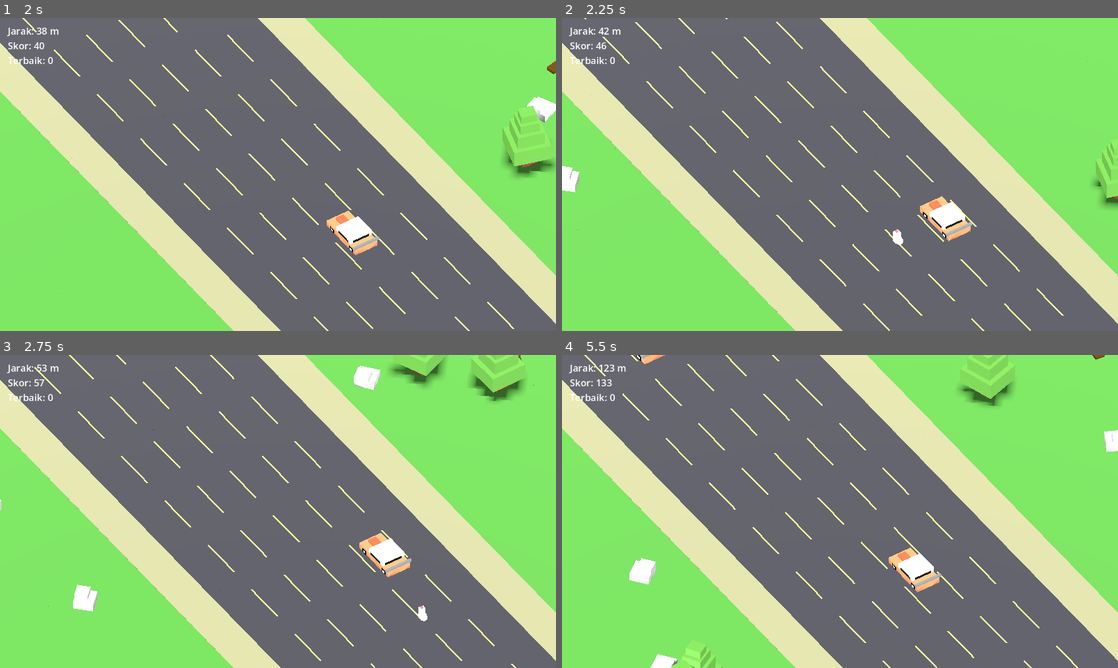
Above: before the commit, frames 1-4 (two rows, left to right).
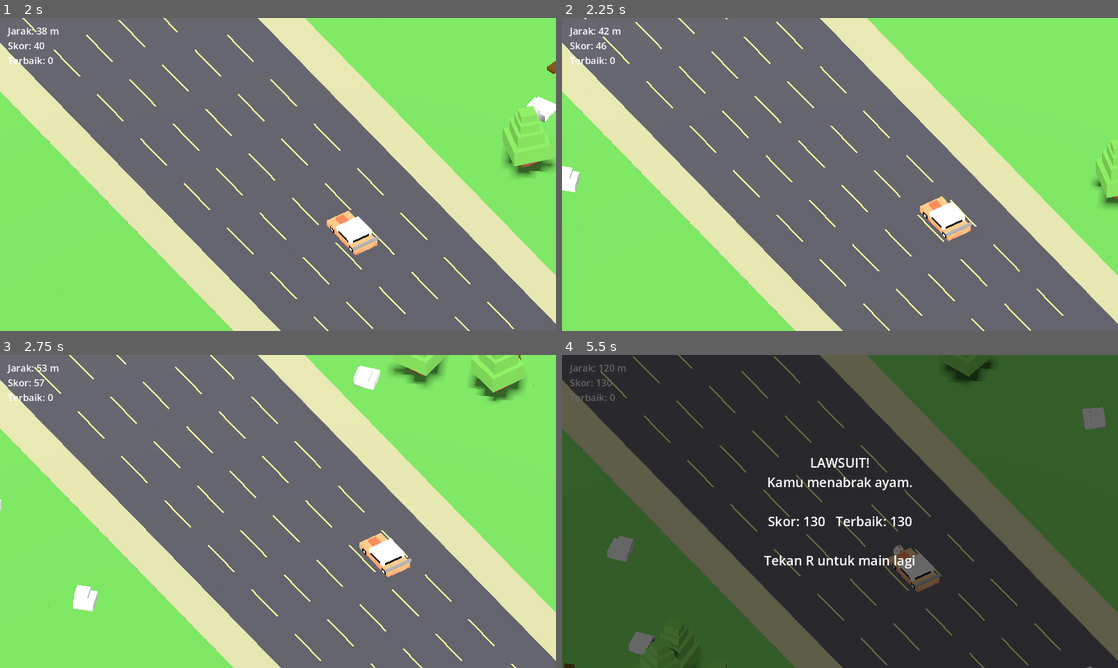
Above: after the commit, the same moments.

Repository: gmiiii/GAME-JAMM-TPLM
Game: Godot game, scene res://scenes/main.tscn
Same seed, same stepped clock (60 frames per second), same inputs: the game is played once before the commit and once after it.
Inputs:
- Up to frame 1 (2 s): tap Enter at 0.5, 1.35 s; hold D (lane_right) 0.53-1.28 s; hold W (gas) 0.53-1.28 s; tap Space at 0.77, 1.52 s; hold S (brake) from 1.28 s (still down)
- Up to frame 2 (2.25 s): release S (brake) at 2.03 s; hold D (lane_right) from 2.03 s (still down); hold W (gas) from 2.03 s (still down)
- Up to frame 3 (2.75 s): keep holding D (lane_right); keep holding W (gas)
- Up to frame 4 (5.5 s): release D (lane_right) at 2.78 s; release W (gas) at 2.78 s; hold Up 2.78-3.53 s; tap Enter at 2.85, 4.35 s; tap Space at 3.02, 3.77, 4.52 s; hold W (gas) 3.53-4.28 s; hold A (lane_left) 3.53-5.03 s; hold S (brake) from 5.03 s (still down); hold W (gas) from 5.03 s (still down)

Frame 1 is identical in both runs. In frame 2, less than 0.1% of the frame differs, in the area x 59-62%, y 67-73%; in frame 3, less than 0.1%; in frame 4, 100%, in the area x 0-100%, y 0-100%.
Error before the commit: Invalid access to property or key 'CHICKEN_FRONT_Z_MIN' on a base object of type 'Node (game_config.gd)'. (res://scripts/chicken_spawner.gd:61)

Commit message:
Spawn chickens only on side shoulders ahead; scale rate and count with score

Diff:
--- a/scripts/chicken_spawner.gd
+++ b/scripts/chicken_spawner.gd
@@ -1,6 +1,8 @@
 extends Node3D
 
-# Spawn ayam dari 2 bahu jalan, maksimal CHICKEN_MAX_ALIVE hidup sekaligus.
+# Spawn ayam HANYA di bahu rumput samping (kiri/kanan), di DEPAN pemain
+# (boleh sampai area yang belum ter-render). Tidak pernah di belakang pemain,
+# tidak pernah di tengah jalan. Jumlah & frekuensi naik seiring kesulitan.
 
 var _scene: PackedScene
 var _player: Node3D
@@ -11,19 +13,29 @@
 func setup(scene: PackedScene, player: Node3D) -> void:
 	_scene = scene
 	_player = player
-	_next = randf_range(GameConfig.CHICKEN_SPAWN_MIN, GameConfig.CHICKEN_SPAWN_MAX)
+	_next = _roll_interval()
 
 
 func _process(delta: float) -> void:
 	if GameState.is_game_over:
 		return
-	if _alive_count() >= GameConfig.CHICKEN_MAX_ALIVE:
+	if _alive_count() >= _max_alive():
 		return
 	_timer += delta
 	if _timer >= _next:
 		_timer = 0.0
-		_next = randf_range(GameConfig.CHICKEN_SPAWN_MIN, GameConfig.CHICKEN_SPAWN_MAX)
+		_next = _roll_interval()
 		_spawn()
+
+
+func _roll_interval() -> float:
+	return randf_range(GameConfig.CHICKEN_SPAWN_MIN, GameConfig.CHICKEN_SPAWN_MAX) \
+		* GameState.spawn_interval_mult()
+
+
+func _max_alive() -> int:
+	var extra := GameState.escalation_step / GameConfig.CHICKEN_EXTRA_PER_STEPS
+	return mini(GameConfig.CHICKEN_MAX_ALIVE_CAP, GameConfig.CHICKEN_MAX_ALIVE + extra)
 
 
 func _alive_count() -> int:
@@ -35,43 +47,9 @@
 
 
 func _spawn() -> void:
-	var pos := _pick_position()
-	if pos == Vector3.INF:
-		return                                  # tidak dapat titik bebas, coba lagi nanti
 	var ch = _scene.instantiate()
 	ch.set_player(_player)
-	ch.position = pos
+	var shoulder := GameConfig.LEFT_SHOULDER if randf() < 0.5 else GameConfig.RIGHT_SHOULDER
+	var z := randf_range(GameConfig.CHICKEN_SPAWN_Z_FAR, GameConfig.CHICKEN_SPAWN_Z_NEAR)
+	ch.position = Vector3(GridUtils.col_x(shoulder), 0.0, z)
 	add_child(ch)
-
-
-# Pilih posisi acak: samping (bahu), depan (jauh, dlm area render), atau belakang.
-# Coba beberapa kali sampai dapat titik yang bebas dari mobil.
-func _pick_position() -> Vector3:
-	for _attempt in range(8):
-		var mode := randi() % 3
-		var x: float
-		var z: float
-		match mode:
-			0:  # samping: dari salah satu bahu
-				var sh := GameConfig.LEFT_SHOULDER if randf() < 0.5 else GameConfig.RIGHT_SHOULDER
-				x = GridUtils.col_x(sh)
-				z = randf_range(GameConfig.CHICKEN_SIDE_Z_MIN, GameConfig.CHICKEN_SIDE_Z_MAX)
-			1:  # depan: jauh di depan, kolom mana saja
-				x = GridUtils.col_x(randi_range(GameConfig.LEFT_SHOULDER, GameConfig.RIGHT_SHOULDER))
-				z = randf_range(GameConfig.CHICKEN_FRONT_Z_MIN, GameConfig.CHICKEN_FRONT_Z_MAX)
-			_:  # belakang pemain
-				x = GridUtils.col_x(randi_range(GameConfig.LEFT_SHOULDER, GameConfig.RIGHT_SHOULDER))
-				z = randf_range(GameConfig.CHICKEN_BEHIND_Z_MIN, GameConfig.CHICKEN_BEHIND_Z_MAX)
-		var p := Vector3(x, 0.0, z)
-		if _is_clear(p):
-			return p
-	return Vector3.INF
-
-
-func _is_clear(p: Vector3) -> bool:
-	for car in get_tree().get_nodes_in_group("traffic"):
-		var d: Vector3 = car.global_position - p
-		d.y = 0.0
-		if d.length() < GameConfig.CHICKEN_SPAWN_CLEAR + car.length * 0.5:
-			return false
-	return true
